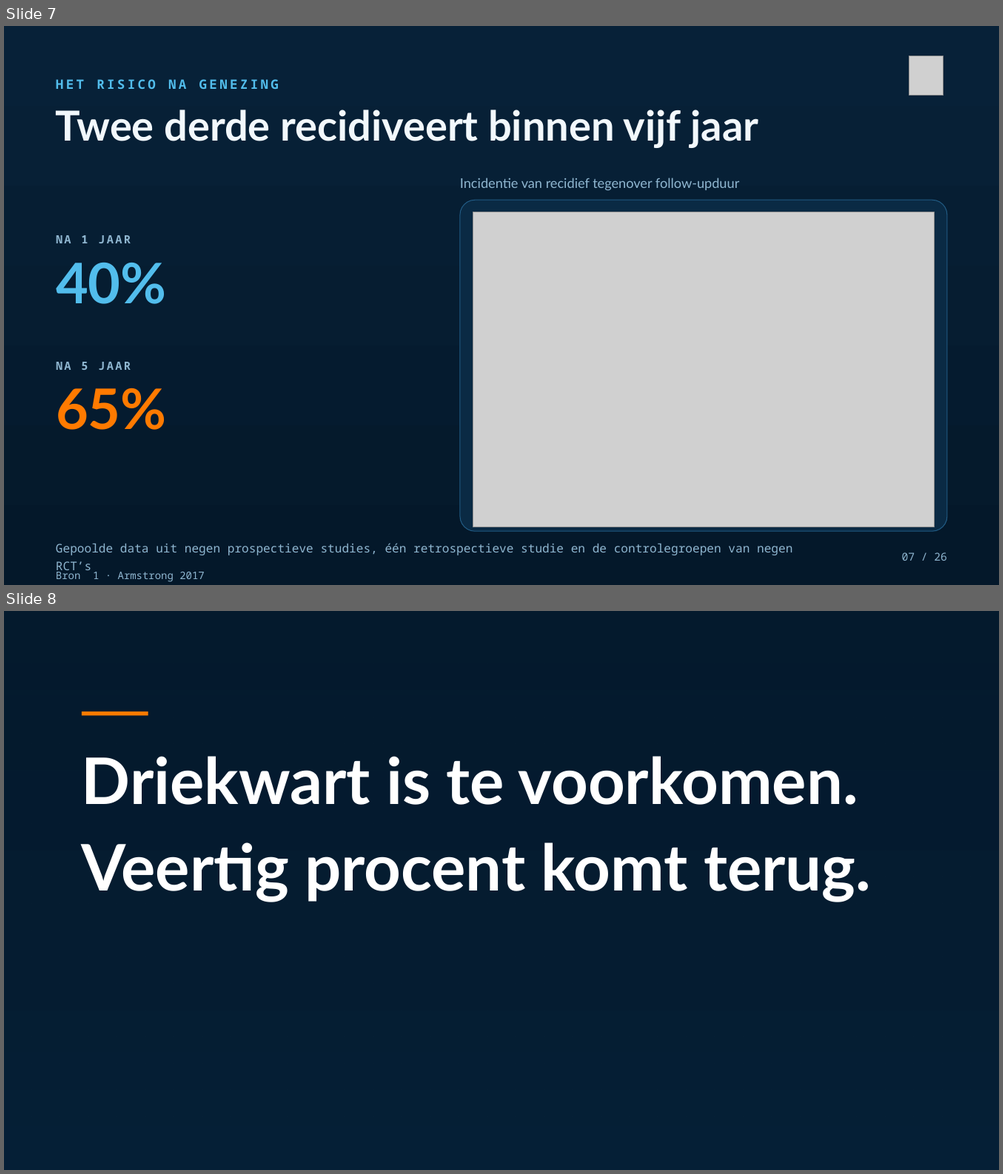
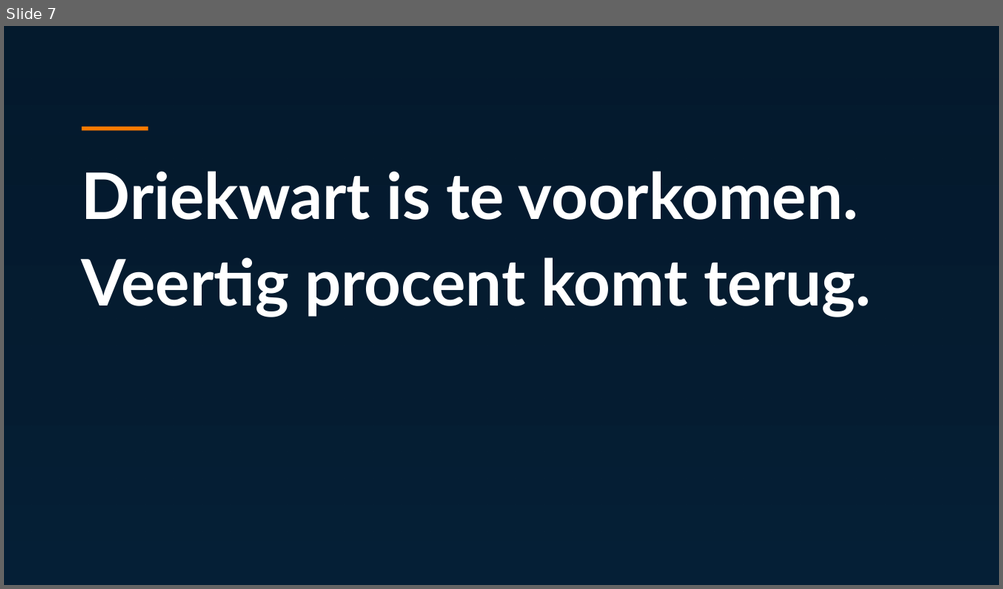
Before and after one commit to Dellfs/paradise-project, a slide deck: PARADISE_presentatie/PARADISE_az_groeninge.pptx. Shown one above the other, each under a label of ours: slides 7 and 8 before the commit, slide 7 after it. The pictures are 1003x1174 and 1003x589 pixels, drawn with LibreOffice and Linux fonts; fonts in the diff are those of the drawing; grey boxes stand for pictures; background and template pictures are left out; a plain dark background stands for a picture behind light text. Boxes give left, top, right and bottom in pixels: in the first picture for what was removed or moved away, otherwise in the second. Text is boxed around its words. In the diff, an @@ line names an element or a change of style, - is before the commit and + after.

```diff
--- a/PARADISE_presentatie/PARADISE_az_groeninge.pptx
+++ b/PARADISE_presentatie/PARADISE_az_groeninge.pptx
@@ slide 7 removed at (4, 26, 999, 585), background #FFFFFF @@
@@ rectangle removed at (4, 26, 999, 585) @@
@@ picture removed at (909, 56, 943, 96) @@
@@ text removed at (56, 79, 279, 89) @@
-HET RISICO NA GENEZING
@@ text removed at (56, 110, 758, 148) @@
-Twee derde recidiveert binnen vijf jaar
@@ text removed at (460, 178, 739, 191) @@
-Incidentie van recidief tegenover follow-upduur
@@ rounded rectangle removed at (460, 200, 947, 531) @@
@@ picture removed at (473, 212, 934, 528) @@
@@ text removed at (56, 235, 131, 244) @@
-NA 1 JAAR
@@ text removed at (56, 262, 167, 304) @@
-40%
@@ text removed at (56, 362, 131, 370) @@
-NA 5 JAAR
@@ text removed at (56, 388, 167, 430) @@
-65%
@@ text removed at (56, 543, 792, 574) @@
-Gepoolde data uit negen prospectieve studies, één retrospectieve studie en de controlegroepen van negen RCT’s
@@ text removed at (902, 553, 947, 561) @@
-07 / 26
@@ text removed at (56, 570, 204, 582) @@
-Bron 1 · Armstrong 2017
@@ what was slide 8 is now slide 7 @@
```
Also in this commit, not shown: 22 slides changed, 2 slides added, 1 other file.
